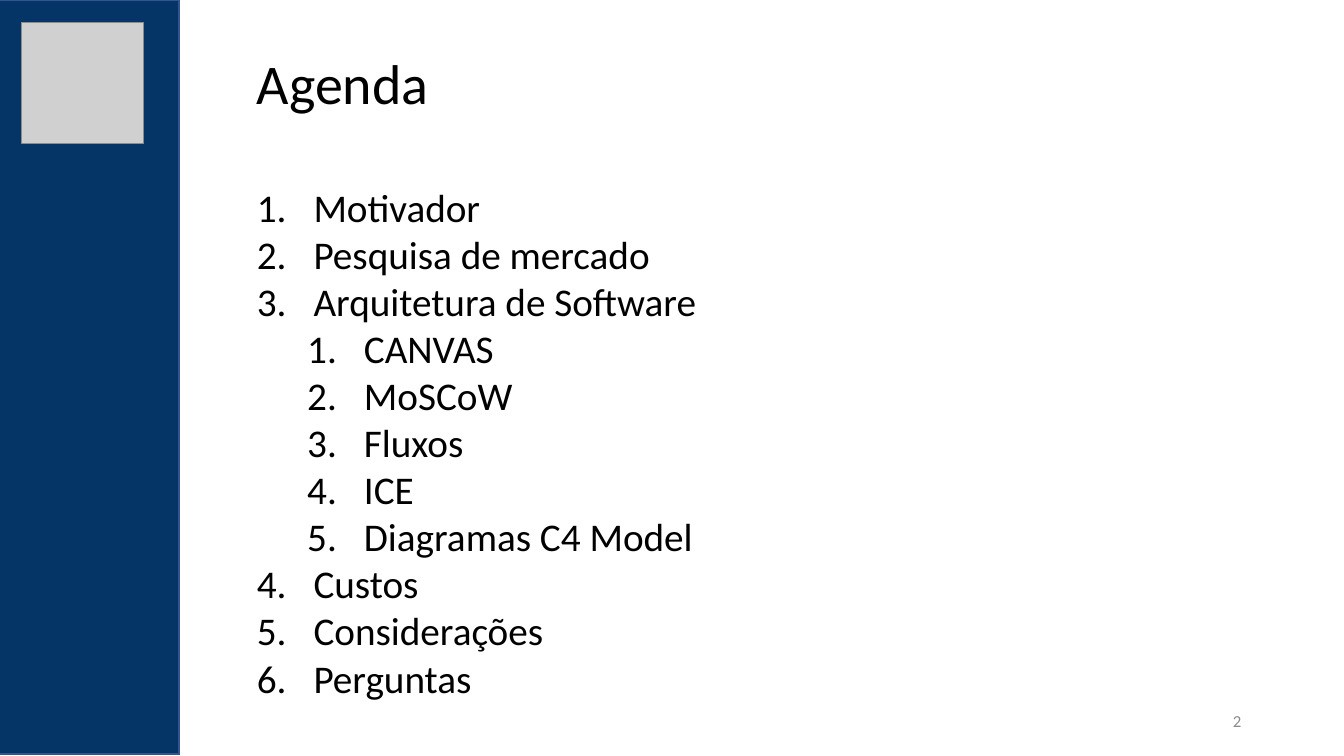
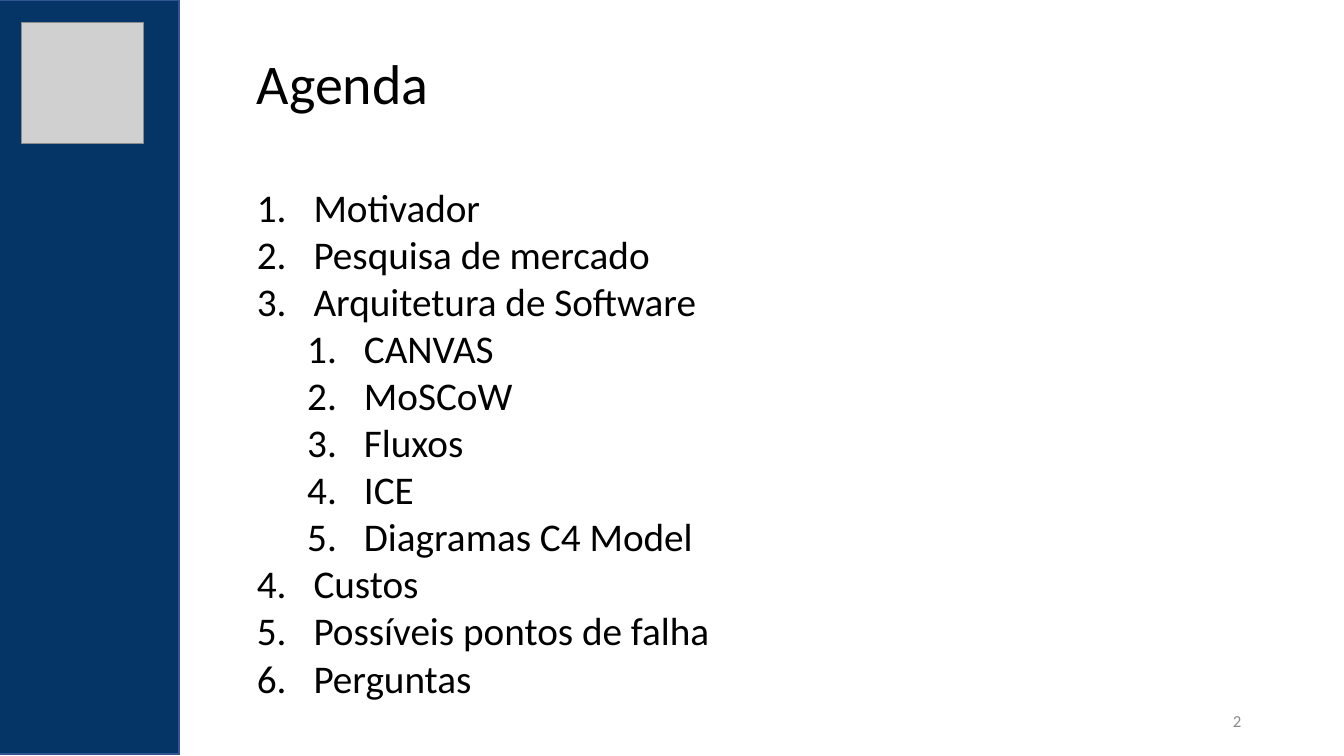
Before and after one commit to felipementel/c4-model-builder, a slide deck: slide 2 of ppt/PGPARQ01C1-2N-P1 - Arquitetura de Software.pptx. Drawn at 1344x756 pixels with LibreOffice and Linux fonts; fonts in the diff are those of the drawing; grey boxes stand for pictures. Boxes give left, top, right and bottom in pixels: in the first picture for what was removed or moved away, otherwise in the second. Text is boxed around its words. In the diff, an @@ line names an element or a change of style, - is before the commit and + after.

```diff
--- a/ppt/PGPARQ01C1-2N-P1 - Arquitetura de Software.pptx
+++ b/ppt/PGPARQ01C1-2N-P1 - Arquitetura de Software.pptx
@@ text at <box>314,617,709,652</box>: text changed @@
-5. Considerações
+5. Possíveis pontos de falha
```
Also in this commit, not shown: 6 other slides changed, 1 slide added, 15 other files.
